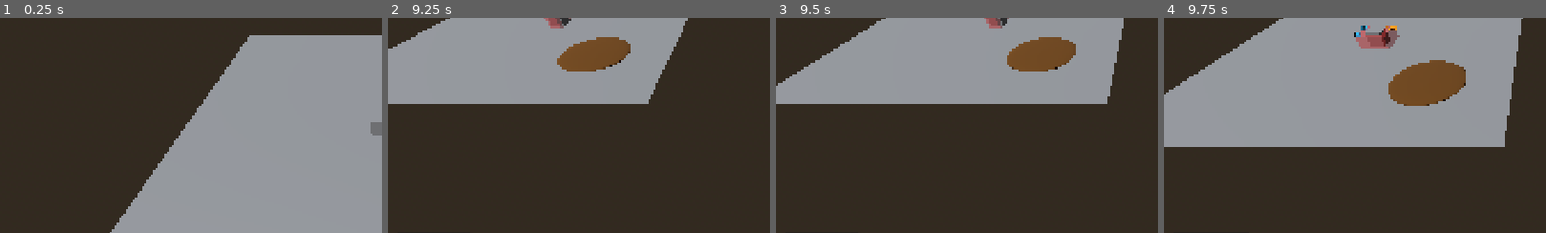
Above: before the commit, frames 1-4 (left to right).
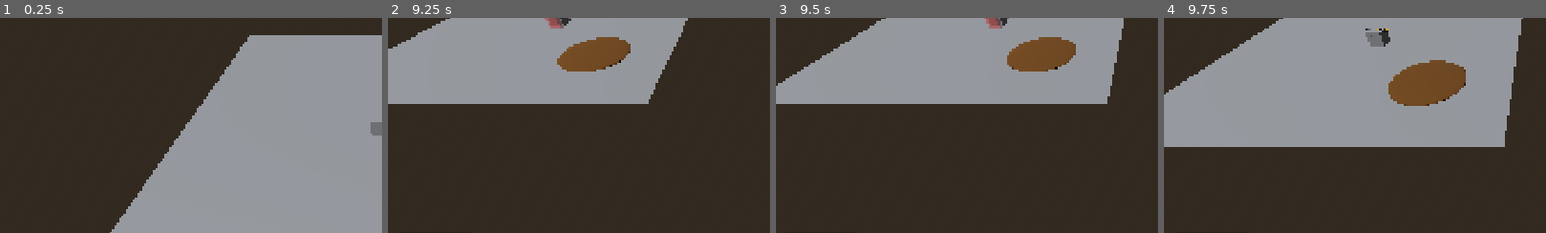
Above: after the commit, the same moments.

Repository: ChrisGiggleman/industrial-warfare
Game: Godot game, scene res://scenes/core/main.tscn
Two runs of this game, one before a commit and one after it. Both use one fixed random seed, a clock stepped at 60 frames per second and the inputs below.
Inputs (mouse positions are % of the whole screen's width and height, from its top left):
- Up to frame 1 (0.25 s): no input
- Up to frame 2 (9.25 s): tap Enter at 0.5 s; move the mouse to (72, 45) at 0.52 s; hold D (move_right) 0.53-1.28 s; hold Mouse wheel up (camera_zoom_in) 0.53-1.28 s; move the mouse to (30, 55) at 1.27 s; hold S (move_backward) 1.28-2.03 s; tap Mouse wheel down (camera_zoom_out) at 1.35 s; move the mouse to (60, 28) at 2.02 s; hold D (move_right) 2.03-2.78 s; hold Delete (demolish_selected) 2.03-2.78 s; move the mouse to (45, 70) at 2.77 s; hold W (move_forward) 2.78-3.53 s; click (45, 70) at 2.85 s; move the mouse to (80, 65) at 3.52 s; hold R (rotate_placement) 3.53-4.28 s; hold A (move_left) 3.53-5.03 s; move the mouse to (20, 35) at 4.27 s; right-click (20, 35) at 4.35 s; move the mouse to (55, 50) at 5.02 s; hold S (move_backward) 5.03-5.78 s; hold 1 (select_building_1) 5.03-5.78 s; move the mouse to (35, 25) at 5.77 s; hold D (move_right) 5.78-6.53 s; tap 2 (select_building_2) at 5.85 s; move the mouse to (72, 45) at 6.52 s; hold W (move_forward) 6.53-7.28 s; hold 3 (select_building_3) 6.53-7.28 s; move the mouse to (30, 55) at 7.27 s; hold D (move_right) 7.28-8.03 s; tap 4 (select_building_4) at 7.35 s; move the mouse to (60, 28) at 8.02 s; hold S (move_backward) 8.03-8.78 s; hold 5 (select_building_5) 8.03-8.78 s; move the mouse to (45, 70) at 8.77 s; hold A (move_left) from 8.78 s (still down); tap B (toggle_placement_mode) at 8.85 s
- Up to frame 3 (9.5 s): keep holding A (move_left)
- Up to frame 4 (9.75 s): move the mouse to (80, 65) at 9.52 s; release A (move_left) at 9.53 s; hold W (move_forward) from 9.53 s (still down); tap 6 at 9.6 s
The pictures show only the part of the screen within x 0-50%, y 24-74%; the shares and areas given below are measured in that part.

Frames 1-3 are identical in both runs. In frame 4, 0.8% of the frame differs, in the area x 49-62%, y 3-15%.

Commit message:
Redesign merger to 1x1 with three orthogonal input lanes and one output lane

Diff:
--- a/scenes/buildings/conveyor_merger.tscn
+++ b/scenes/buildings/conveyor_merger.tscn
@@ -7,10 +7,10 @@
 [ext_resource type="Script" path="res://scripts/components/building_runtime.gd" id="5_runtime"]
 
 [sub_resource type="BoxMesh" id="Mesh_body"]
-size = Vector3(1.9, 0.9, 1.9)
+size = Vector3(0.9, 0.9, 0.9)
 
 [sub_resource type="BoxShape3D" id="Shape_body"]
-size = Vector3(1.9, 0.9, 1.9)
+size = Vector3(0.9, 0.9, 0.9)
 
 [node name="ConveyorMerger" type="Node3D" node_paths=PackedStringArray("selection_mesh") groups=["player_built", "selectable"]]
 script = ExtResource("1_merger")
@@ -38,32 +38,44 @@
 script = ExtResource("3_inv")
 max_capacity = 5
 
+[node name="InputCInventory" type="Node" parent="."]
+script = ExtResource("3_inv")
+max_capacity = 5
+
 [node name="OutputInventory" type="Node" parent="."]
 script = ExtResource("3_inv")
 max_capacity = 1
 
-[node name="MergerComponent" type="Node" parent="." node_paths=PackedStringArray("input_a", "input_b", "output_inventory")]
+[node name="MergerComponent" type="Node" parent="." node_paths=PackedStringArray("input_a", "input_b", "input_c", "output_inventory")]
 script = ExtResource("2_merge")
 input_a = NodePath("../InputAInventory")
 input_b = NodePath("../InputBInventory")
+input_c = NodePath("../InputCInventory")
 output_inventory = NodePath("../OutputInventory")
 
 [node name="InputPortA" type="Marker3D" parent="." node_paths=PackedStringArray("inventory")]
-position = Vector3(-1, 0.5, -0.5)
+position = Vector3(-0.5, 0.5, 0)
 rotation = Vector3(0, 1.5707964, 0)
 script = ExtResource("4_port")
 input_policy = 1
 inventory = NodePath("../InputAInventory")
 
 [node name="InputPortB" type="Marker3D" parent="." node_paths=PackedStringArray("inventory")]
-position = Vector3(-1, 0.5, 0.5)
-rotation = Vector3(0, 1.5707964, 0)
+position = Vector3(0, 0.5, -0.5)
+rotation = Vector3(0, 0, 0)
 script = ExtResource("4_port")
 input_policy = 1
 inventory = NodePath("../InputBInventory")
 
+[node name="InputPortC" type="Marker3D" parent="." node_paths=PackedStringArray("inventory")]
+position = Vector3(0, 0.5, 0.5)
+rotation = Vector3(0, 3.1415927, 0)
+script = ExtResource("4_port")
+input_policy = 1
+inventory = NodePath("../InputCInventory")
+
 [node name="OutputPort" type="Marker3D" parent="." node_paths=PackedStringArray("inventory")]
-position = Vector3(1, 0.5, -0.5)
+position = Vector3(0.5, 0.5, 0)
 rotation = Vector3(0, -1.5707964, 0)
 script = ExtResource("4_port")
 direction = 1
